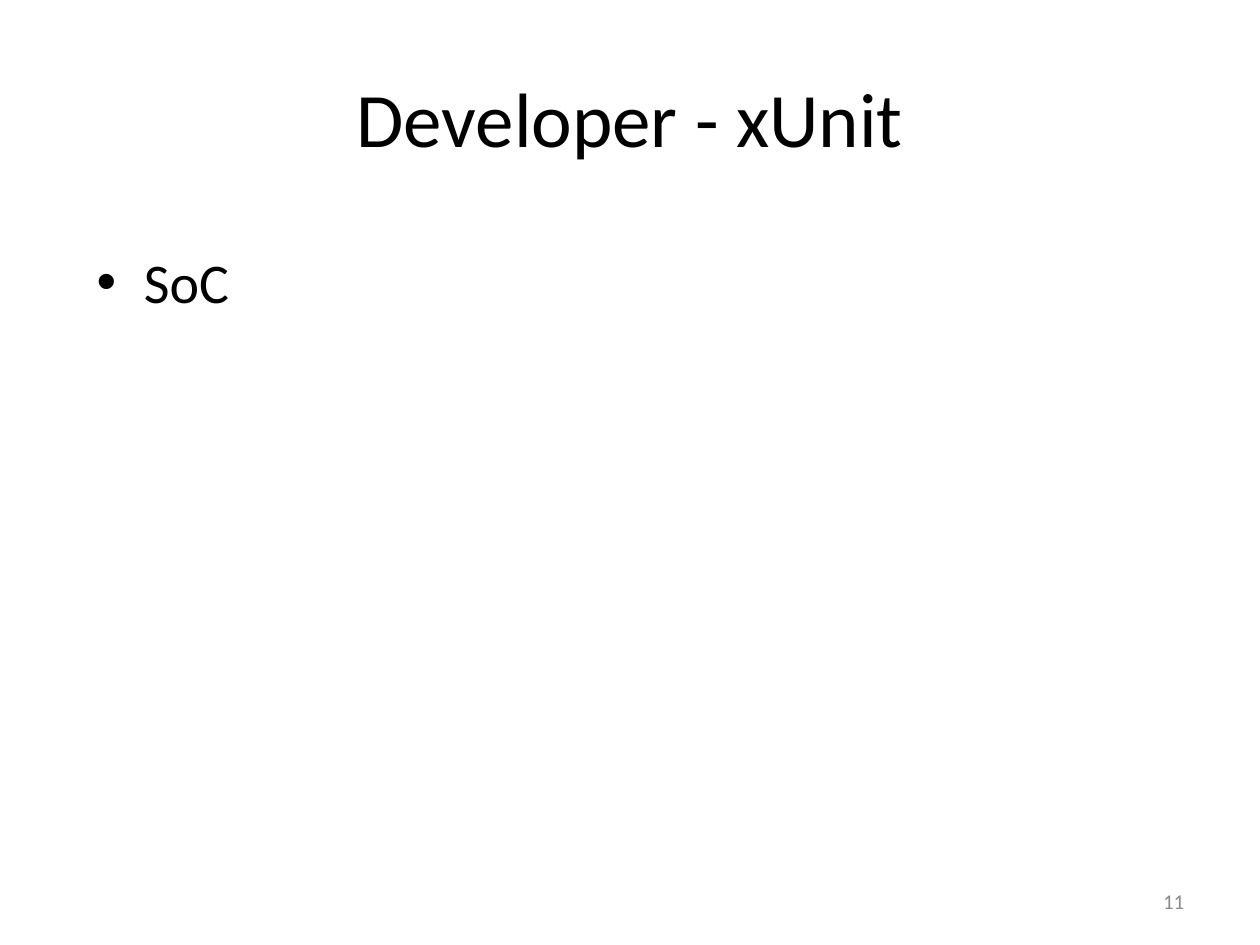
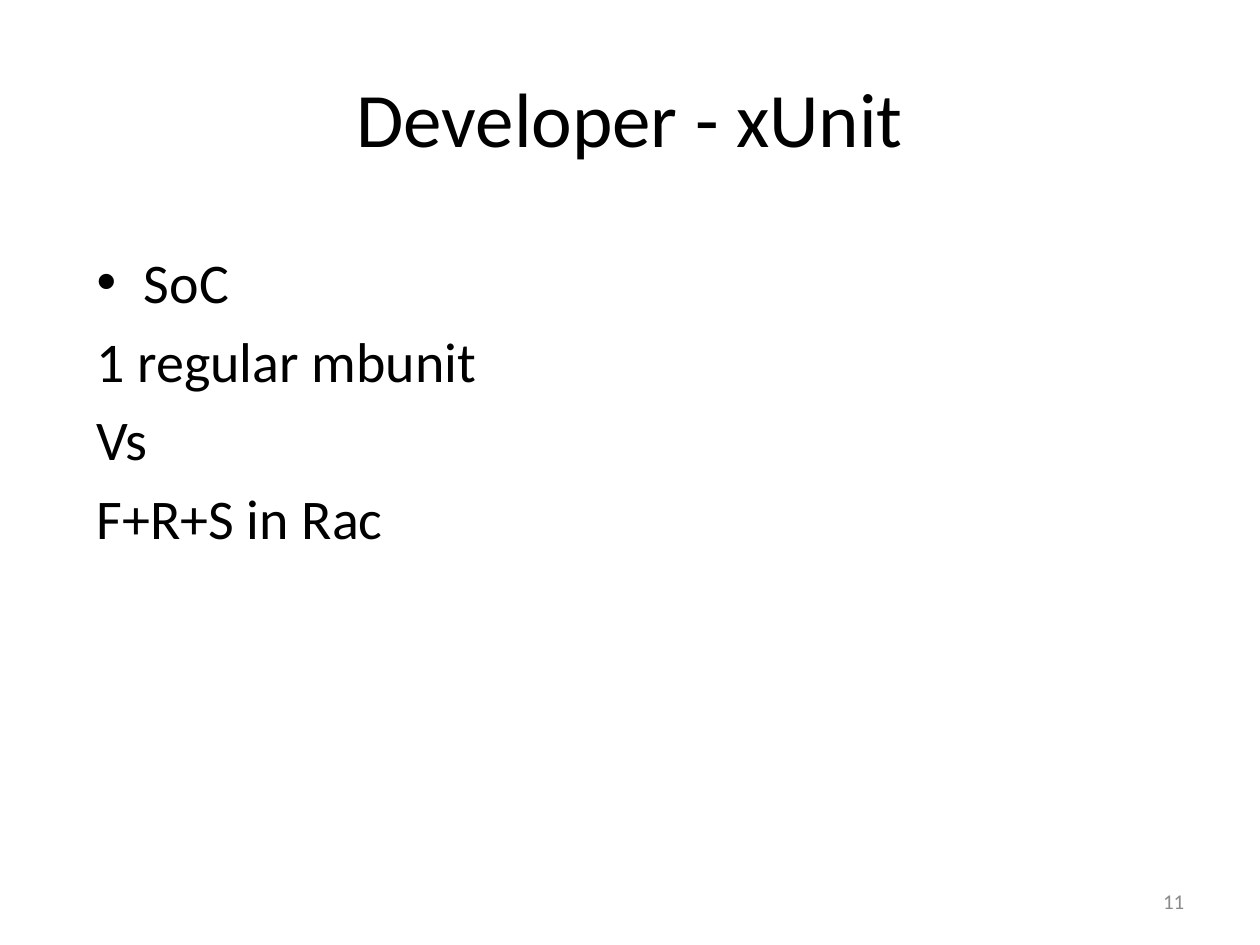
Before and after one commit to msuarz/portfolio, a slide deck: slide 11 of agile2011/presentation.pptx. Drawn at 1260x945 pixels with LibreOffice and Linux fonts; fonts in the diff are those of the drawing. Boxes give left, top, right and bottom in pixels: in the first picture for what was removed or moved away, otherwise in the second. Text is boxed around its words. In the diff, an @@ line names an element or a change of style, - is before the commit and + after.

```diff
--- a/agile2011/presentation.pptx
+++ b/agile2011/presentation.pptx
@@ text at (97, 343, 476, 540): paragraphs added @@
+1 regular mbunit
+Vs
+F+R+S in Rac
```
Also in this commit, not shown: 12 other slides changed, 1 slide added, 2 slides removed, 1 other file.
